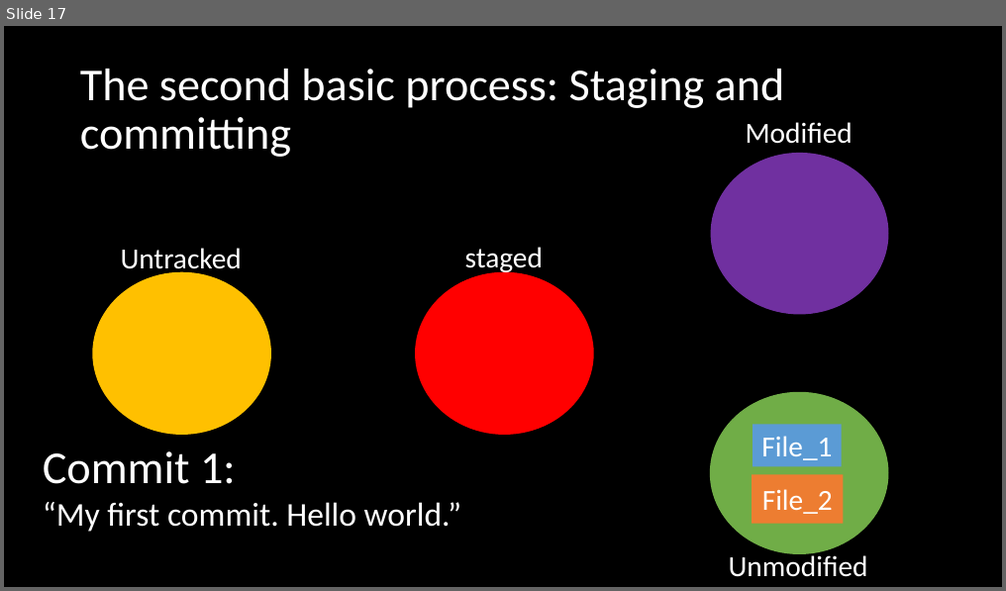
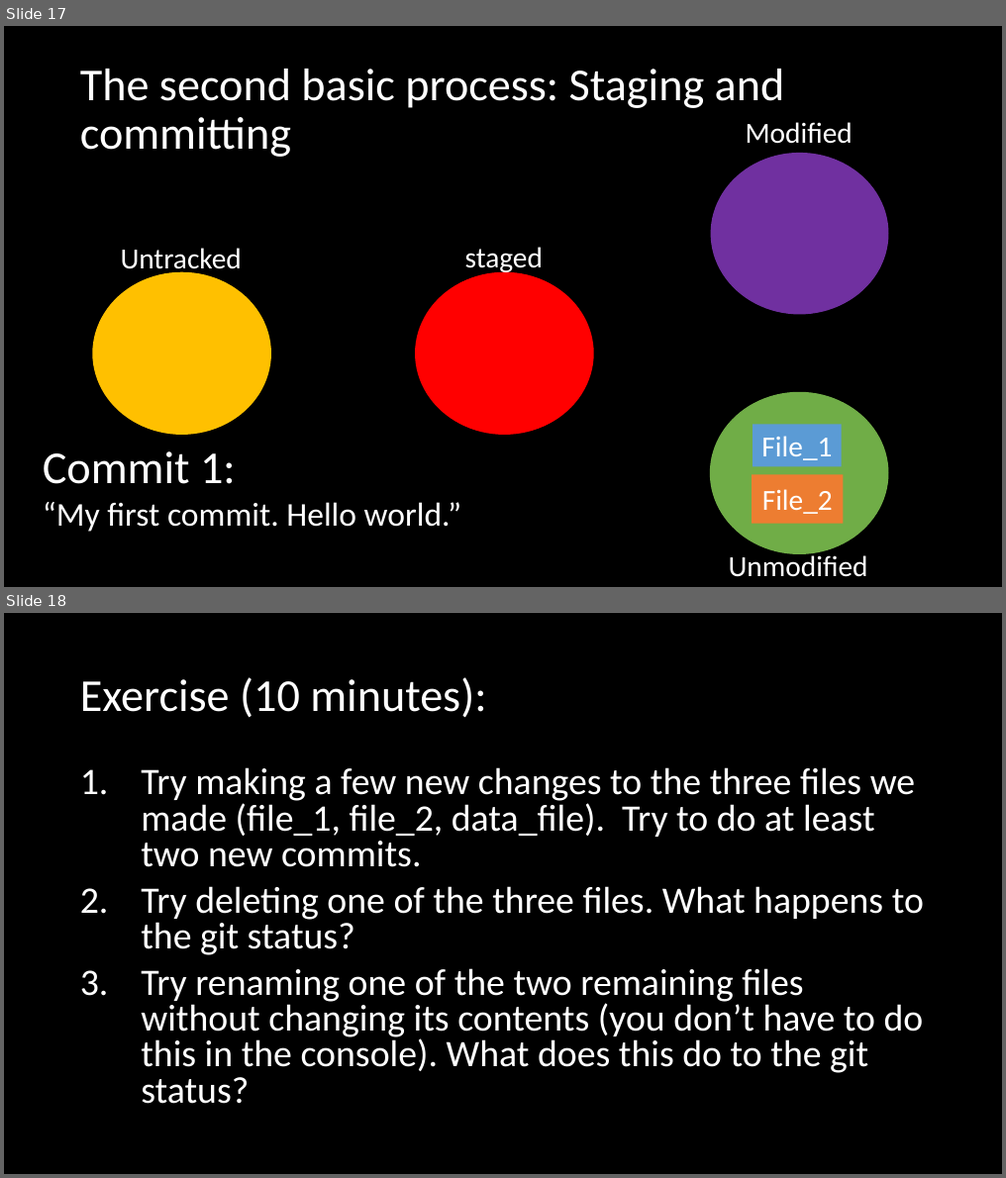
Before and after one commit to adsmithca/DFO_R_workshops, a slide deck: dfo_git_workshop/Using version control.pptx. Shown one above the other, each under a label of ours: slide 17 before the commit, slides 17 and 18 after it. The pictures are 1006x591 and 1006x1178 pixels, drawn with LibreOffice and Linux fonts; fonts in the diff are those of the drawing. Boxes give left, top, right and bottom in pixels: in the first picture for what was removed or moved away, otherwise in the second. Text is boxed around its words. In the diff, an @@ line names an element or a change of style, - is before the commit and + after.

```diff
--- a/dfo_git_workshop/Using version control.pptx
+++ b/dfo_git_workshop/Using version control.pptx
@@ slide 18 added at box(4, 613, 1002, 1174), background #000000 @@
@@ title added at box(80, 677, 486, 718), 44 pt, text #FFFFFF @@
+Exercise (10 minutes):
@@ text added at box(141, 767, 924, 1104), 36 pt, text #FFFFFF @@
+1. Try making a few new changes to the three files we made (file_1, file_2, data_file). Try to do at least two new commits.
+2. Try deleting one of the three files. What happens to the git status?
+3. Try renaming one of the two remaining files without changing its contents (you don’t have to do this in the console). What does this do to the git status?
```
Also in this commit, not shown: 7 slides changed, 14 other slides added, 7 slides removed, 7 other files.
